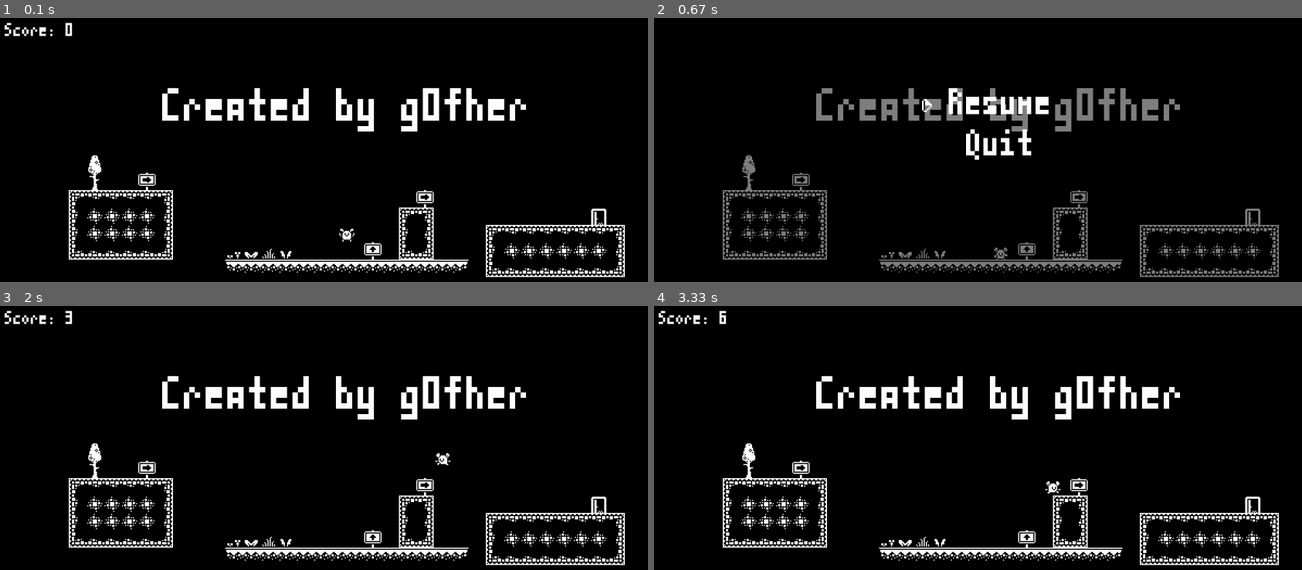
Above: before the commit, frames 1-4 (two rows, left to right).
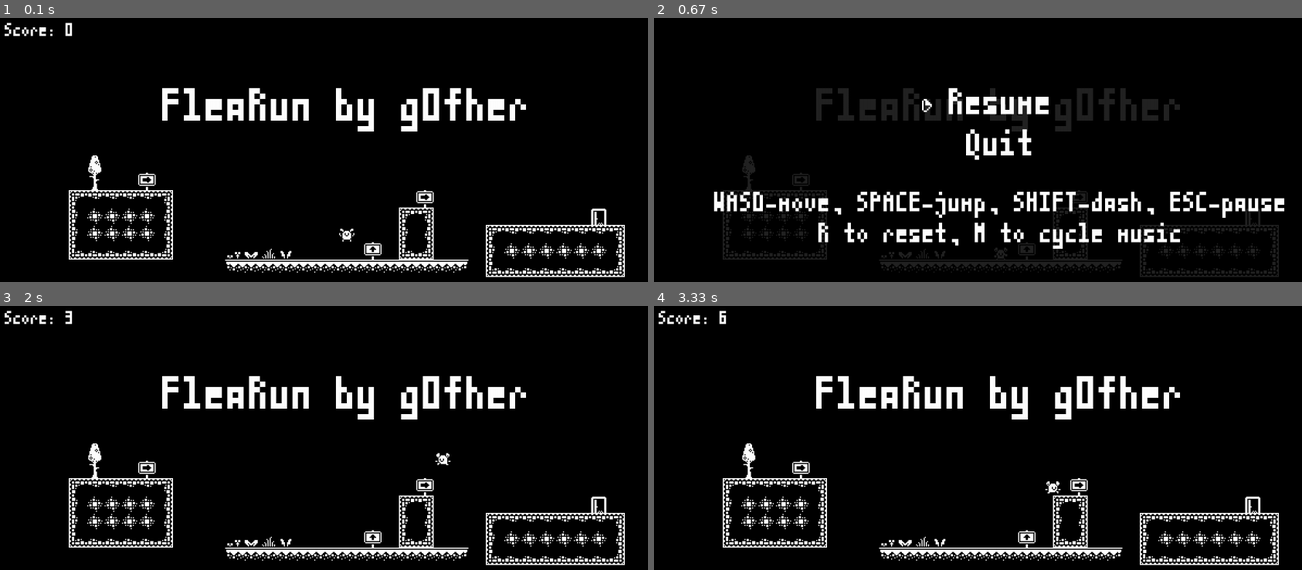
Above: after the commit, the same moments.

Repository: g0fher/flearun_pygame
Game: pygame game, started from main2.py
Same seed, same stepped clock (60 frames per second), same inputs: the game is played once before the commit and once after it.
Inputs:
- Up to frame 1 (0.1 s): no input
- Up to frame 2 (0.67 s): tap Esc at 0.33 s
- Up to frame 3 (2 s): hold M 0.67-1.13 s; hold W 0.67-1.13 s; tap Space at 0.73, 1.03, 1.23, 1.53, 1.73 s; tap Shift at 0.82 s; hold D 1.17-1.63 s; hold A from 1.67 s (still down)
- Up to frame 4 (3.33 s): tap Space at 2.03, 2.3, 2.6, 2.73, 3.03 s; release A at 2.2 s; hold A 2.23-2.63 s; tap Shift at 2.38 s; hold D 2.67-3.3 s

The runs differ from the first frame. In frame 1, 0.6% of the frame differs, in the area x 25-48%, y 26-39%; in frame 2, 11%, in the area x 9-98%, y 26-99%; in frame 3, 0.6%; in frame 4, 0.6%.

Commit message:
added tutorial in pause menu

Diff:
--- a/main2.py
+++ b/main2.py
@@ -19,7 +19,7 @@
         self.player_surface = pygame.Surface((self.SCREEN_WIDTH, self.SCREEN_HEIGHT), pygame.SRCALPHA)
         self.score_surface = pygame.Surface((self.SCREEN_WIDTH, self.SCREEN_HEIGHT), pygame.SRCALPHA)
         self.menu_surface = pygame.Surface((self.SCREEN_WIDTH, self.SCREEN_HEIGHT), pygame.SRCALPHA)
-        self.menu_surface.fill((0, 0, 0, 127))
+        self.menu_surface.fill((0, 0, 0, 220))
         self.menu_select_surface = pygame.Surface((self.SCREEN_WIDTH, self.SCREEN_HEIGHT), pygame.SRCALPHA)
 
 
@@ -108,7 +108,8 @@
 
         self.font = pygame.font.Font(join(current_dir, "assets/fonts/Pono_048.ttf"), 80)
         self.font_menu = pygame.font.Font(join(current_dir, "assets/fonts/Pono_048.ttf"), 64)
-        self.score_font = pygame.font.Font(join(current_dir, "assets/fonts/Pono_048.ttf"), 32)
+        self.font_score = pygame.font.Font(join(current_dir, "assets/fonts/Pono_048.ttf"), 32)
+        self.font_tutorial = pygame.font.Font(join(current_dir, "assets/fonts/Pono_048.ttf"), 48)
 
         self.score = 0
 
@@ -188,7 +189,7 @@
 
         if level_name == "main_screen":
             self.load_level(join(current_dir, "assets/levels2/lvl2_0.json"))
-            creator_text = self.font.render("Created by g0fher", True, (255, 255, 255))
+            creator_text = self.font.render("FleaRun by g0fher", True, (255, 255, 255))
             self.level_surface.blit(creator_text, (self.SCREEN_WIDTH / 2 - creator_text.get_width() / 2, self.SCREEN_HEIGHT / 5))
         elif level_name == "lvl_1":
             self.load_level(join(current_dir, "assets/levels2/lvl2_1.json"))
@@ -228,7 +229,7 @@
 
     def render_score(self):
         self.score_surface.fill((0, 0, 0, 0))
-        score_text = self.score_font.render(f"Score: {self.score}", True, (255, 255, 255))
+        score_text = self.font_score.render(f"Score: {self.score}", True, (255, 255, 255))
         self.score_surface.blit(score_text, (10, 10))
 
     def jump(self):
@@ -380,6 +381,12 @@
         self.quit = self.font_menu.render("Quit", True, (255, 255, 255))
         self.menu_surface.blit(self.resume, (self.SCREEN_WIDTH / 2 - self.resume.get_width() / 2, self.SCREEN_HEIGHT / 5))
         self.menu_surface.blit(self.quit, (self.SCREEN_WIDTH / 2 - self.quit.get_width() / 2, self.SCREEN_HEIGHT / 5 + self.font_menu.get_height() * 1.2))
+
+        self.tutorial_1 = self.font_tutorial.render("WASD-move, SPACE-jump, SHIFT-dash, ESC-pause", True, (255, 255, 255))
+        self.tutorial_2 = self.font_tutorial.render("R to reset, M to cycle music", True, (255, 255, 255))
+        self.menu_surface.blit(self.tutorial_1, (self.SCREEN_WIDTH / 2 - self.tutorial_1.get_width() / 2, self.SCREEN_HEIGHT / 2))
+        self.menu_surface.blit(self.tutorial_2, (self.SCREEN_WIDTH / 2 - self.tutorial_2.get_width() / 2, self.SCREEN_HEIGHT / 2 + self.font_tutorial.get_height() * 1.2))
+
 
     def run(self):
         while self.is_running:
@@ -427,6 +434,8 @@
                         self.pause_menu_action = True
 
                         self.menu_pressed_confirm = False
+                        if event.key == pygame.K_m:
+                            self.cycle_music()
                         if event.key == pygame.K_s:
                             if not self.menu_pressed_quit:
                                 self.sfx_menu.play()
